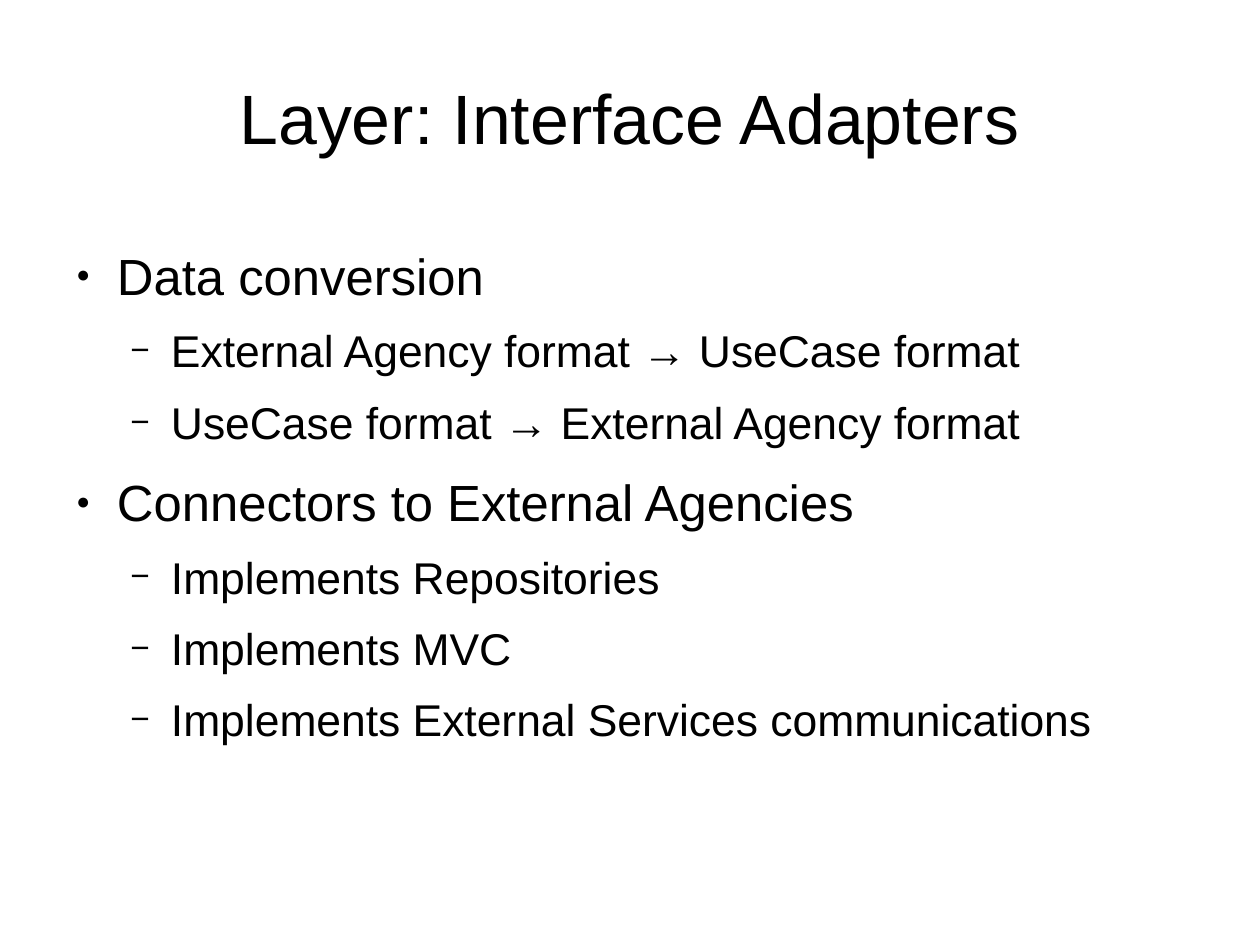
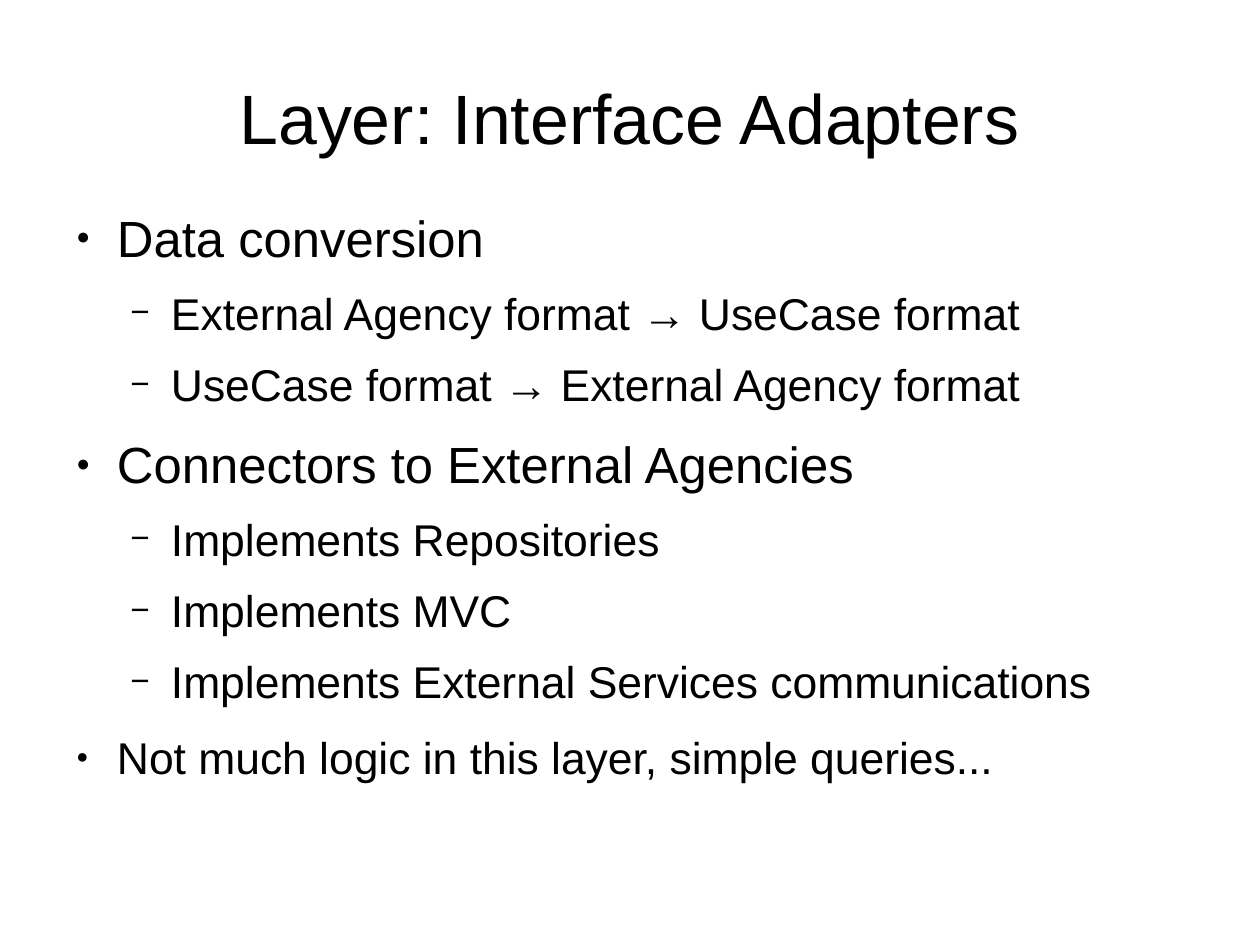
Before and after one commit to illuque/CleanArchitectureKata, a slide deck: slide 8 of kata/presentation.odp. Drawn at 1260x945 pixels with LibreOffice and Linux fonts; fonts in the diff are those of the drawing. Boxes give left, top, right and bottom in pixels: in the first picture for what was removed or moved away, otherwise in the second. Text is boxed around its words. In the diff, an @@ line names an element or a change of style, - is before the commit and + after.

```diff
--- a/kata/presentation.odp
+++ b/kata/presentation.odp
@@ text at box(117, 741, 993, 784): paragraph added @@
+● Not much logic in this layer, simple queries...
```
Also in this commit, not shown: 8 other slides changed, 2 other files.
